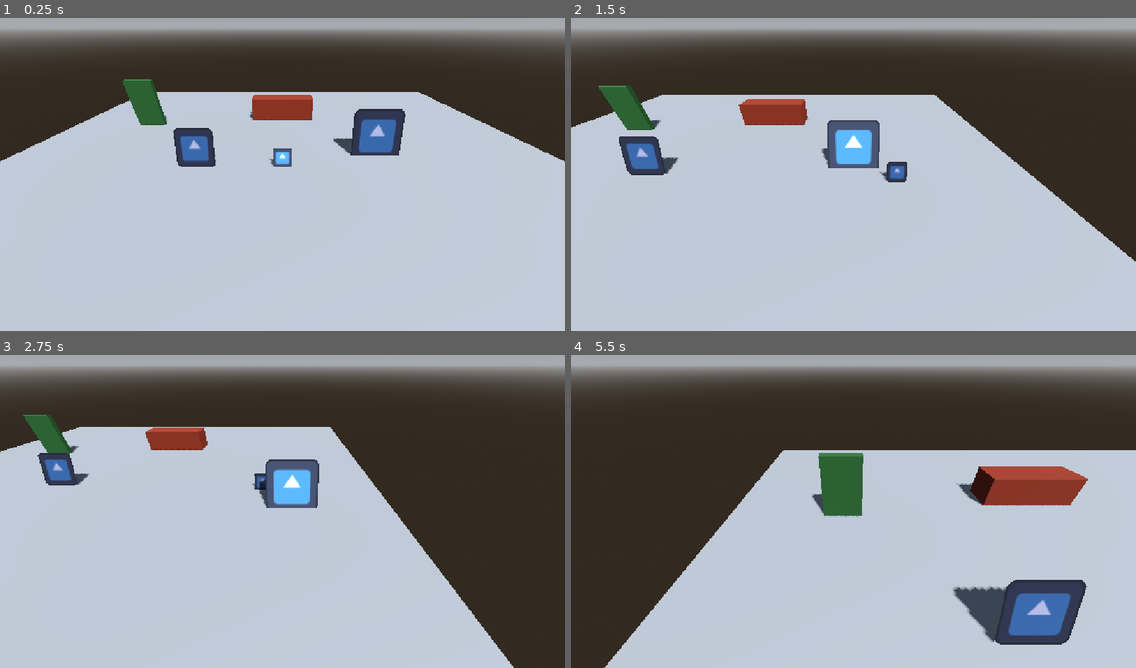
Above: before the commit, frames 1-4 (two rows, left to right).
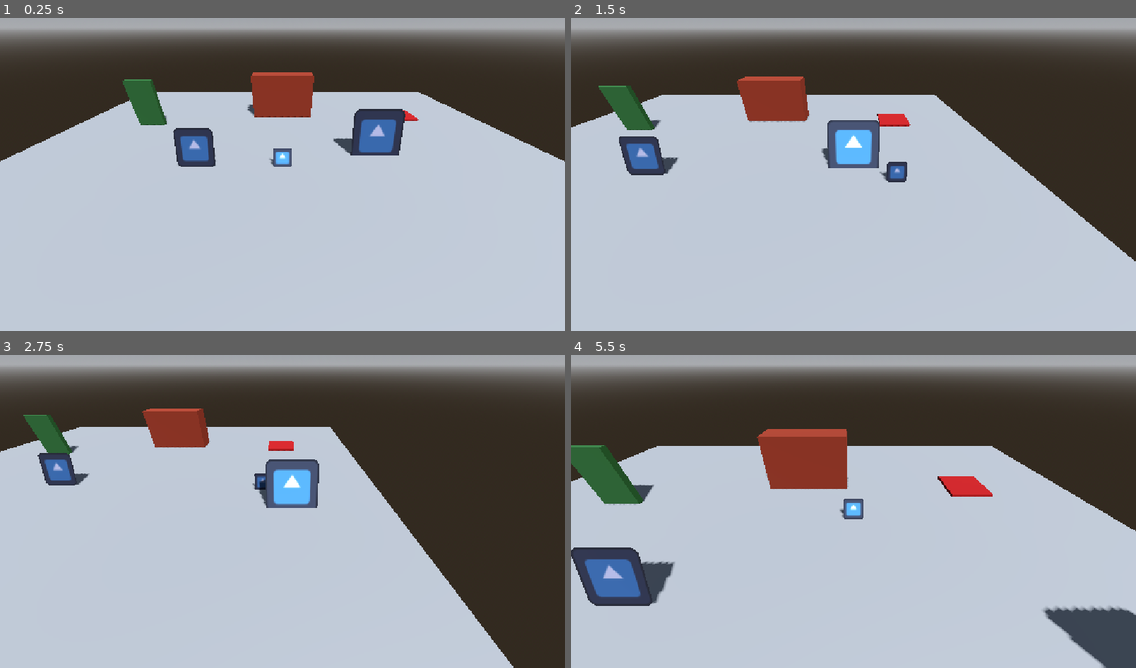
Above: after the commit, the same moments.

Repository: Golczewa/RacoonQuest
Game: Godot game, scene res://scenes/player/player_test_scene.tscn
Same seed, same stepped clock (60 frames per second), same inputs: the game is played once before the commit and once after it. This scene is started directly instead of the project's main scene. The engine's default icon, where the game draws it, is replaced by a stand-in: a white triangle on a blue panel in a dark square.
Inputs (mouse positions are in pixels of both pictures, inside the frame that each line leads up to):
- Up to frame 1 (0.25 s): no input
- Up to frame 2 (1.5 s): move the mouse to (977, 155) at 0.52 s; hold D (move_right) 0.53-1.28 s; tap Space (action_primary) at 0.6 s; move the mouse to (740, 187) at 1.27 s; hold S (move_down) from 1.28 s (still down); tap E (switch_character) at 1.35 s
- Up to frame 3 (2.75 s): move the mouse to (339, 439) at 2.02 s; release S (move_down) at 2.03 s; hold D (move_right) from 2.03 s (still down); tap Space (action_primary) at 2.1 s
- Up to frame 4 (5.5 s): move the mouse to (825, 574) at 2.77 s; release D (move_right) at 2.78 s; hold W (move_up) 2.78-3.53 s; tap E (switch_character) at 2.85, 4.35 s; move the mouse to (1023, 558) at 3.52 s; hold A (move_left) 3.53-5.03 s; tap Space (action_primary) at 3.6, 5.1 s; move the mouse to (684, 461) at 4.27 s; move the mouse to (881, 508) at 5.02 s; hold S (move_down) from 5.03 s (still down)

The runs differ from the first frame. In frame 1, 1.2% of the frame differs, in the area x 43-75%, y 17-33%; in frame 2, 1.5%; in frame 3, 1.1%; in frame 4, 30%, in the area x 0-100%, y 23-100%.

Commit message:
feat: implement pressure plate

Diff:
--- a/scenes/map/breakable_wall.tscn
+++ b/scenes/map/breakable_wall.tscn
@@ -11,6 +11,7 @@
 size = Vector3(1, 2, 3)
 
 [node name="BreakableWall" type="StaticBody3D" unique_id=769954843 groups=["breakable"]]
+transform = Transform3D(1, 0, 0, 0, 1, 0, 0, 0, 1, 0, 1, 0)
 
 [node name="MeshInstance3D" type="MeshInstance3D" parent="." unique_id=1468504780]
 mesh = SubResource("BoxMesh_dkbdu")
--- /dev/null
+++ b/scenes/map/pressure_plate.gd
@@ -0,0 +1,33 @@
+extends Area3D
+
+signal activated
+signal deactivated
+
+@export var required_weight: float = 1.0
+@export var is_trap: bool = false
+
+var is_pressed: bool = false
+
+func _ready() -> void:
+	body_entered.connect(_on_body_changed)
+	body_exited.connect(_on_body_changed)
+
+func _on_body_changed(_body: Node3D) -> void:
+	var current_weight: float = 0.0
+	for body in get_overlapping_bodies():
+		if body is AnimalCharacter:
+			current_weight += body.weight
+		elif body is RigidBody3D:
+			current_weight += body.mass
+
+	var should_be_pressed := current_weight >= required_weight
+	if should_be_pressed and not is_pressed:
+		is_pressed = true
+		activated.emit()
+		print("Pressure plate pressed. Weight: ", current_weight)
+		if is_trap:
+			print("Trap activated.")
+	elif not should_be_pressed and is_pressed:
+		is_pressed = false
+		deactivated.emit()
+		print("Pressure plate released.")
--- /dev/null
+++ b/scenes/map/pressure_plate.tscn
@@ -0,0 +1,23 @@
+[gd_scene format=3 uid="uid://dkx5kmydwvghb"]
+
+[ext_resource type="Script" uid="uid://cna8ubl4qkf0x" path="res://scenes/map/pressure_plate.gd" id="1_8682m"]
+
+[sub_resource type="BoxShape3D" id="BoxShape3D_dkbdu"]
+size = Vector3(1.5, 0.3, 1.5)
+
+[sub_resource type="StandardMaterial3D" id="StandardMaterial3D_qextx"]
+albedo_color = Color(0.60784316, 0.03529412, 0.039215688, 1)
+
+[sub_resource type="BoxMesh" id="BoxMesh_nbn7b"]
+material = SubResource("StandardMaterial3D_qextx")
+size = Vector3(1.5, 0.1, 1.5)
+
+[node name="PressurePlate" type="Area3D" unique_id=1689109183]
+transform = Transform3D(1, 0, 0, 0, 1, 0, 0, 0, 1, 0, 0.05, 0)
+script = ExtResource("1_8682m")
+
+[node name="CollisionShape3D" type="CollisionShape3D" parent="." unique_id=1754185562]
+shape = SubResource("BoxShape3D_dkbdu")
+
+[node name="MeshInstance3D" type="MeshInstance3D" parent="." unique_id=404913710]
+mesh = SubResource("BoxMesh_nbn7b")
--- a/scenes/player/player_test_scene.tscn
+++ b/scenes/player/player_test_scene.tscn
@@ -7,6 +7,7 @@
 [ext_resource type="PackedScene" uid="uid://b5v4t5fgc21xx" path="res://scenes/player/boar/boar.tscn" id="4_evb5s"]
 [ext_resource type="PackedScene" uid="uid://b52g0q605qn7c" path="res://scenes/map/breakable_wall.tscn" id="5_hldrq"]
 [ext_resource type="PackedScene" uid="uid://lkg3mahubox0" path="res://scenes/map/climbable_vine.tscn" id="7_7fuwg"]
+[ext_resource type="PackedScene" uid="uid://dkx5kmydwvghb" path="res://scenes/map/pressure_plate.tscn" id="8_7fuwg"]
 
 [sub_resource type="ProceduralSkyMaterial" id="ProceduralSkyMaterial_kvqfn"]
 sky_horizon_color = Color(0.66224277, 0.6717428, 0.6867428, 1)
@@ -23,7 +24,6 @@
 script = ExtResource("1_7lxpa")
 
 [node name="Squirrel" parent="." unique_id=1906720086 instance=ExtResource("2_7lxpa")]
-climb_speed = 4.5
 
 [node name="DirectionalLight3D" type="DirectionalLight3D" parent="." unique_id=548675552]
 transform = Transform3D(0.89440936, -0.36424688, 0.25953048, 0, 0.5802816, 0.814416, -0.4472493, -0.7284213, 0.51900935, 7.6066895, 7.583191, 8.599243)
@@ -48,8 +48,11 @@
 [node name="Boar" parent="." unique_id=14064836 instance=ExtResource("4_evb5s")]
 transform = Transform3D(1, 0, 0, 0, 1, 0, 0, 0, 1, 3.42, 0.25, -0.786)
 
-[node name="BreakableWall" parent="." unique_id=769954843 instance=ExtResource("5_hldrq")]
-transform = Transform3D(-4.371139e-08, 0, -1, 0, 1, 0, 1, 0, -4.371139e-08, 0, 0, -4.8664904)
-
 [node name="ClimbableVine" parent="." unique_id=343272760 instance=ExtResource("7_7fuwg")]
 transform = Transform3D(1, 0, 0, 0, 1, 0, 0, 0, 1, -6.336546, 0, -3.8291297)
+
+[node name="PressurePlate" parent="." unique_id=1689109183 instance=ExtResource("8_7fuwg")]
+transform = Transform3D(1, 0, 0, 0, 1, 0, 0, 0, 1, 6.111532, 0.05, -4.965456)
+
+[node name="BreakableWall" parent="." unique_id=769954843 instance=ExtResource("5_hldrq")]
+transform = Transform3D(-4.371139e-08, 0, -1, 0, 1, 0, 1, 0, -4.371139e-08, 0, 1, -5.3185496)
Not shown, added: scenes/map/pressure_plate.gd.uid
